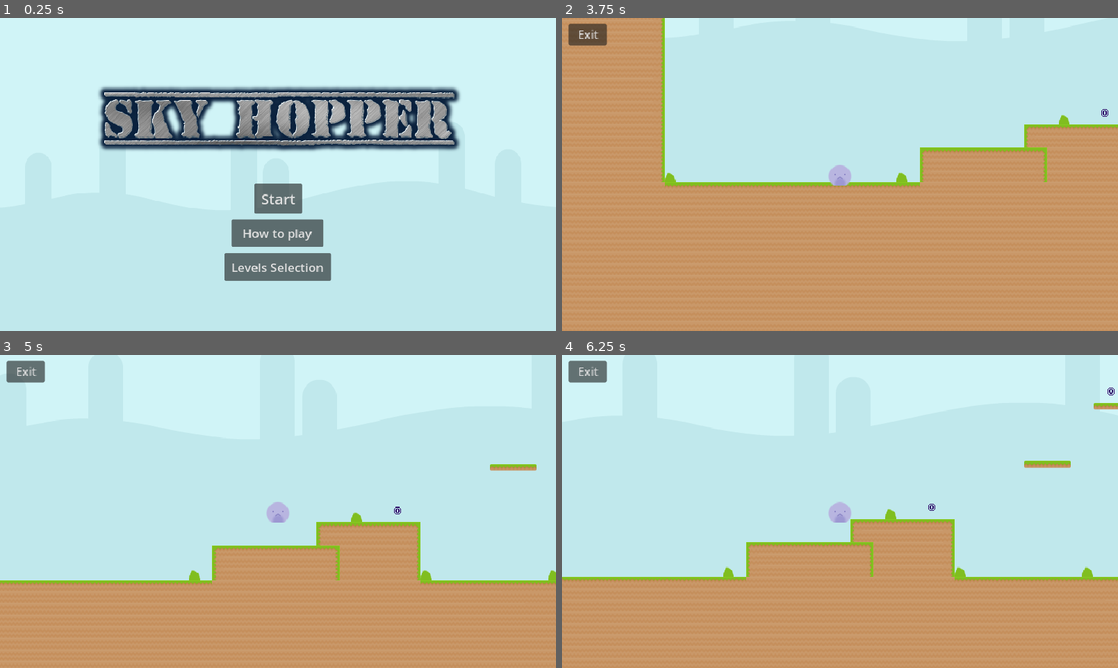
Above: before the commit, frames 1-4 (two rows, left to right).
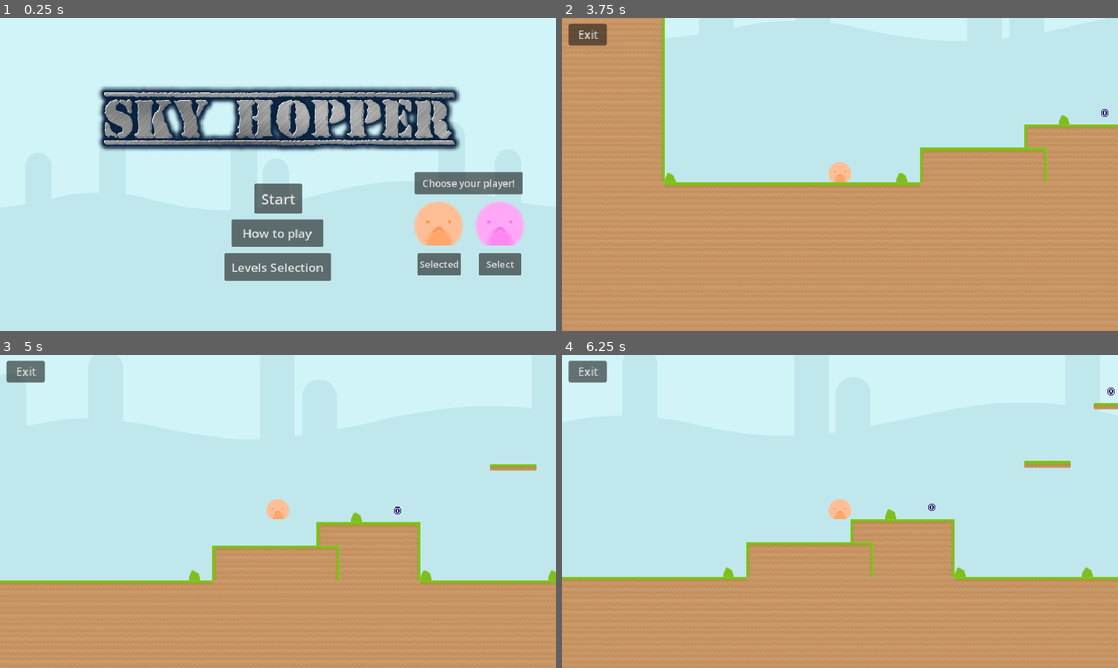
Above: after the commit, the same moments.

Repository: alisha356/Major-Project
Game: Godot game, scene res://main_menu.tscn
Two runs of this game, one before a commit and one after it. Both use one fixed random seed, a clock stepped at 60 frames per second and the inputs below.
Inputs (mouse positions are in pixels of both pictures, inside the frame that each line leads up to):
- Up to frame 1 (0.25 s): no input
- Up to frame 2 (3.75 s): click (1029, 183) at 0.5 s, where only the run after the commit has a clickable "Choose your player!"; click (1001, 265) at 1.25 s, where only the run after the commit has a clickable "Selected"; click (1062, 265) at 2 s, where only the run after the commit has a clickable "Select"; click (1001, 265) at 2.75 s, where only the run after the commit has a clickable "Select"; click "Start" at 3.5 s
- Up to frame 3 (5 s): tap Enter at 4.25 s; hold Right (move_right) from 4.28 s (still down); tap W (jump) at 4.52 s
- Up to frame 4 (6.25 s): tap W (jump) at 5.27 s; release Right (move_right) at 5.78 s; hold Left (move_left) from 5.78 s (still down)

The runs differ from the first frame. In frame 1, 4.6% of the frame differs, in the area x 74-95%, y 49-83%; in frame 2, 0.3%; in frame 3, 0.3%; in frame 4, 0.3%.

Commit message:
Colour selection
Allows the player to choose whether they want to be orange or pink.

Diff:
--- /dev/null
+++ b/global_script.gd
@@ -0,0 +1,3 @@
+extends Node
+
+var character = "Orange Player"
--- a/level_1.gd
+++ b/level_1.gd
@@ -1,12 +1,12 @@
 extends Node2D
 
 
-# Called when the node enters the scene tree for the first time.
 func _ready():
-	pass # Replace with function body.
-
-#func _input(event):
-	#pass
+	if global.character == "Orange Player":
+		pass
+	if global.character == "Pink Player":
+		$"Player/Orange Player".set_visible(false)
+		$"Player/Pink Player".set_visible(true)
 
 
 
--- a/level_1.tscn
+++ b/level_1.tscn
@@ -9,8 +9,9 @@
 [ext_resource type="Texture2D" uid="uid://dw8d63d4d3h48" path="res://Assets/Sand Tiles.png" id="5_xlqqe"]
 [ext_resource type="Texture2D" uid="uid://ccpfbyia4drt" path="res://Assets/Mushies.png" id="6_6qeaa"]
 [ext_resource type="Script" path="res://Player.gd" id="7_pbuul"]
-[ext_resource type="Texture2D" path="res://Assets/Idle.png" id="7_w2v7f"]
+[ext_resource type="Texture2D" path="res://Assets/Orange Idle.png" id="11_2pf7c"]
 [ext_resource type="Texture2D" uid="uid://b6rth3fx2glpw" path="res://Assets/Door.png" id="11_up68l"]
+[ext_resource type="Texture2D" uid="uid://b6b31bua8uvox" path="res://Assets/Pink Idle.png" id="12_26h46"]
 [ext_resource type="PackedScene" uid="uid://dgagijpmld8ec" path="res://coin.tscn" id="12_polvb"]
 
 [sub_resource type="TileSetAtlasSource" id="TileSetAtlasSource_jp1jb"]
@@ -424,19 +425,34 @@
 [sub_resource type="RectangleShape2D" id="RectangleShape2D_sygyk"]
 size = Vector2(16, 24)
 
-[sub_resource type="AtlasTexture" id="AtlasTexture_p0ayu"]
-atlas = ExtResource("7_w2v7f")
+[sub_resource type="AtlasTexture" id="AtlasTexture_jcjnh"]
+atlas = ExtResource("11_2pf7c")
 region = Rect2(0, 0, 32, 32)
 
 [sub_resource type="SpriteFrames" id="SpriteFrames_cgya6"]
 animations = [{
 "frames": [{
 "duration": 1.0,
-"texture": SubResource("AtlasTexture_p0ayu")
+"texture": SubResource("AtlasTexture_jcjnh")
 }],
 "loop": true,
 "name": &"Idle",
 "speed": 1.0
+}]
+
+[sub_resource type="AtlasTexture" id="AtlasTexture_1b6lb"]
+atlas = ExtResource("12_26h46")
+region = Rect2(0, 0, 32, 32)
+
+[sub_resource type="SpriteFrames" id="SpriteFrames_obte7"]
+animations = [{
+"frames": [{
+"duration": 1.0,
+"texture": SubResource("AtlasTexture_1b6lb")
+}],
+"loop": true,
+"name": &"default",
+"speed": 5.0
 }]
 
 [sub_resource type="CapsuleShape2D" id="CapsuleShape2D_sp1ic"]
@@ -505,13 +521,18 @@
 theme_override_font_sizes/font_size = 15
 text = "Exit"
 
-[node name="AnimatedSprite2D" type="AnimatedSprite2D" parent="Player"]
-position = Vector2(312, 216)
+[node name="Orange Player" type="AnimatedSprite2D" parent="Player"]
+position = Vector2(312, 212)
 sprite_frames = SubResource("SpriteFrames_cgya6")
 animation = &"Idle"
 frame_progress = 0.505529
 
-[node name="CollisionShape2D" type="CollisionShape2D" parent="Player"]
+[node name="Pink Player" type="AnimatedSprite2D" parent="Player"]
+visible = false
+position = Vector2(312, 212)
+sprite_frames = SubResource("SpriteFrames_obte7")
+
+[node name="Collision" type="CollisionShape2D" parent="Player"]
 position = Vector2(312, 214)
 rotation = -1.57069
 shape = SubResource("CapsuleShape2D_sp1ic")
--- a/level_2.gd
+++ b/level_2.gd
@@ -1,4 +1,11 @@
 extends Node2D
+
+func _ready():
+	if global.character == "Orange Player":
+		pass
+	if global.character == "Pink Player":
+		$"Player/Orange Player".set_visible(false)
+		$"Player/Pink Player".set_visible(true)
 
 
 func _on_exit_button_pressed():
--- a/level_2.tscn
+++ b/level_2.tscn
@@ -1,15 +1,16 @@
-[gd_scene load_steps=25 format=3 uid="uid://bw2h5ipyxse6x"]
+[gd_scene load_steps=28 format=3 uid="uid://bw2h5ipyxse6x"]
 
 [ext_resource type="Script" path="res://Player.gd" id="1_ieoma"]
 [ext_resource type="Script" path="res://level_2.gd" id="1_sxb2y"]
 [ext_resource type="Texture2D" uid="uid://djli5gw4qdvap" path="res://Assets/Backgrounds/Shroom Background.png" id="2_8lwk3"]
-[ext_resource type="Texture2D" path="res://Assets/Idle.png" id="2_hdma8"]
 [ext_resource type="Texture2D" uid="uid://birlm40hl62dp" path="res://Assets/Grass Tiles.png" id="3_ept2s"]
 [ext_resource type="Texture2D" uid="uid://m5mai56aowxk" path="res://Assets/Castle Tiles.png" id="4_8c77u"]
 [ext_resource type="Texture2D" uid="uid://bdn66gfxe73ga" path="res://Assets/Dirt Tiles.png" id="5_m8l5s"]
 [ext_resource type="Texture2D" uid="uid://dw8d63d4d3h48" path="res://Assets/Sand Tiles.png" id="6_a38k7"]
 [ext_resource type="Texture2D" uid="uid://b6rth3fx2glpw" path="res://Assets/Door.png" id="7_q7p0r"]
 [ext_resource type="Texture2D" uid="uid://ccpfbyia4drt" path="res://Assets/Mushies.png" id="7_wu7vu"]
+[ext_resource type="Texture2D" path="res://Assets/Orange Idle.png" id="10_ypvu6"]
+[ext_resource type="Texture2D" uid="uid://b6b31bua8uvox" path="res://Assets/Pink Idle.png" id="11_dbqfn"]
 [ext_resource type="PackedScene" uid="uid://dgagijpmld8ec" path="res://coin.tscn" id="11_yxuyl"]
 
 [sub_resource type="TileSetAtlasSource" id="TileSetAtlasSource_yrno3"]
@@ -427,18 +428,33 @@
 [sub_resource type="RectangleShape2D" id="RectangleShape2D_rc8ek"]
 size = Vector2(16, 24)
 
-[sub_resource type="AtlasTexture" id="AtlasTexture_p0ayu"]
-atlas = ExtResource("2_hdma8")
+[sub_resource type="AtlasTexture" id="AtlasTexture_epvte"]
+atlas = ExtResource("10_ypvu6")
 region = Rect2(0, 0, 32, 32)
 
 [sub_resource type="SpriteFrames" id="SpriteFrames_vuhse"]
 animations = [{
 "frames": [{
 "duration": 1.0,
-"texture": SubResource("AtlasTexture_p0ayu")
+"texture": SubResource("AtlasTexture_epvte")
 }],
 "loop": true,
 "name": &"Idle",
+"speed": 5.0
+}]
+
+[sub_resource type="AtlasTexture" id="AtlasTexture_1b6lb"]
+atlas = ExtResource("11_dbqfn")
+region = Rect2(0, 0, 32, 32)
+
+[sub_resource type="SpriteFrames" id="SpriteFrames_voanl"]
+animations = [{
+"frames": [{
+"duration": 1.0,
+"texture": SubResource("AtlasTexture_1b6lb")
+}],
+"loop": true,
+"name": &"default",
 "speed": 5.0
 }]
 
@@ -502,12 +518,17 @@
 theme_override_font_sizes/font_size = 15
 text = "Exit"
 
-[node name="AnimatedSprite2D" type="AnimatedSprite2D" parent="Player"]
+[node name="Orange Player" type="AnimatedSprite2D" parent="Player"]
 position = Vector2(312, 212)
 sprite_frames = SubResource("SpriteFrames_vuhse")
 animation = &"Idle"
 
-[node name="CollisionShape2D" type="CollisionShape2D" parent="Player"]
+[node name="Pink Player" type="AnimatedSprite2D" parent="Player"]
+visible = false
+position = Vector2(312, 212)
+sprite_frames = SubResource("SpriteFrames_voanl")
+
+[node name="Collision" type="CollisionShape2D" parent="Player"]
 position = Vector2(312, 214)
 rotation = -1.57069
 shape = SubResource("CapsuleShape2D_qwvqh")
--- a/level_3.gd
+++ b/level_3.gd
@@ -1,5 +1,11 @@
 extends Node2D
 
+func _ready():
+	if global.character == "Orange Player":
+		pass
+	if global.character == "Pink Player":
+		$"Player/Orange Player".set_visible(false)
+		$"Player/Pink Player".set_visible(true)
 
 
 func _on_exit_button_pressed():
--- a/level_3.tscn
+++ b/level_3.tscn
@@ -9,8 +9,9 @@
 [ext_resource type="Texture2D" uid="uid://ccpfbyia4drt" path="res://Assets/Mushies.png" id="5_hoc0b"]
 [ext_resource type="Script" path="res://Player.gd" id="6_khja4"]
 [ext_resource type="Texture2D" uid="uid://b6rth3fx2glpw" path="res://Assets/Door.png" id="7_fkdg4"]
-[ext_resource type="Texture2D" path="res://Assets/Idle.png" id="7_gkgam"]
+[ext_resource type="Texture2D" path="res://Assets/Orange Idle.png" id="10_eu8ku"]
 [ext_resource type="PackedScene" uid="uid://dgagijpmld8ec" path="res://coin.tscn" id="11_40n1e"]
+[ext_resource type="Texture2D" uid="uid://b6b31bua8uvox" path="res://Assets/Pink Idle.png" id="11_neqtw"]
 
 [sub_resource type="TileSetAtlasSource" id="TileSetAtlasSource_6pq7d"]
 texture = ExtResource("1_evhud")
@@ -427,27 +428,49 @@
 [sub_resource type="RectangleShape2D" id="RectangleShape2D_plcb3"]
 size = Vector2(16, 24)
 
-[sub_resource type="AtlasTexture" id="AtlasTexture_p0ayu"]
-atlas = ExtResource("7_gkgam")
+[sub_resource type="AtlasTexture" id="AtlasTexture_cptmu"]
+atlas = ExtResource("10_eu8ku")
+region = Rect2(0, 0, 32, 32)
+
+[sub_resource type="AtlasTexture" id="AtlasTexture_16jox"]
+atlas = ExtResource("11_neqtw")
 region = Rect2(0, 0, 32, 32)
 
 [sub_resource type="SpriteFrames" id="SpriteFrames_kg734"]
 animations = [{
 "frames": [{
 "duration": 1.0,
-"texture": SubResource("AtlasTexture_p0ayu")
+"texture": SubResource("AtlasTexture_cptmu")
+}, {
+"duration": 1.0,
+"texture": SubResource("AtlasTexture_16jox")
 }],
 "loop": true,
 "name": &"Idle",
 "speed": 5.0
 }]
 
+[sub_resource type="AtlasTexture" id="AtlasTexture_1b6lb"]
+atlas = ExtResource("11_neqtw")
+region = Rect2(0, 0, 32, 32)
+
+[sub_resource type="SpriteFrames" id="SpriteFrames_1fd1o"]
+animations = [{
+"frames": [{
+"duration": 1.0,
+"texture": SubResource("AtlasTexture_1b6lb")
+}],
+"loop": true,
+"name": &"default",
+"speed": 5.0
+}]
+
 [sub_resource type="CapsuleShape2D" id="CapsuleShape2D_d6du6"]
 radius = 14.0
 height = 30.0002
 
 [sub_resource type="RectangleShape2D" id="RectangleShape2D_noj5d"]
-size = Vector2(1512, 42)
+size = Vector2(1352, 42)
 
 [node name="Level 3" type="Node2D"]
 script = ExtResource("1_cisep")
@@ -504,12 +527,17 @@
 theme_override_font_sizes/font_size = 15
 text = "Exit"
 
-[node name="AnimatedSprite2D" type="AnimatedSprite2D" parent="Player"]
+[node name="Orange Player" type="AnimatedSprite2D" parent="Player"]
 position = Vector2(312, 212)
 sprite_frames = SubResource("SpriteFrames_kg734")
 animation = &"Idle"
 
-[node name="CollisionShape2D" type="CollisionShape2D" parent="Player"]
+[node name="Pink Player" type="AnimatedSprite2D" parent="Player"]
+visible = false
+position = Vector2(312, 212)
+sprite_frames = SubResource("SpriteFrames_1fd1o")
+
+[node name="Collision" type="CollisionShape2D" parent="Player"]
 position = Vector2(312, 214)
 rotation = -1.57069
 shape = SubResource("CapsuleShape2D_d6du6")
@@ -517,7 +545,7 @@
 [node name="Respawn Point" type="Area2D" parent="."]
 
 [node name="CollisionShape2D" type="CollisionShape2D" parent="Respawn Point"]
-position = Vector2(500, 701)
+position = Vector2(580, 701)
 shape = SubResource("RectangleShape2D_noj5d")
 
 [node name="Coin" parent="." instance=ExtResource("11_40n1e")]
@@ -544,14 +572,14 @@
 [node name="Coin8" parent="." instance=ExtResource("11_40n1e")]
 position = Vector2(-88, 128)
 
+[node name="Coin9" parent="." instance=ExtResource("11_40n1e")]
+position = Vector2(-8, 128)
+
 [node name="Coin10" parent="." instance=ExtResource("11_40n1e")]
 position = Vector2(-392, 80)
 
 [node name="Coin11" parent="." instance=ExtResource("11_40n1e")]
 position = Vector2(-584, 32)
-
-[node name="Coin9" parent="." instance=ExtResource("11_40n1e")]
-position = Vector2(-8, 128)
 
 [connection signal="body_entered" from="End Door" to="." method="_on_end_door_body_entered"]
 [connection signal="pressed" from="Player/Camera2D/Exit Button" to="." method="_on_exit_button_pressed"]
--- a/main_menu.gd
+++ b/main_menu.gd
@@ -1,14 +1,13 @@
 extends Node2D
 
-
-# Called when the node enters the scene tree for the first time.
 func _ready():
-	pass # Replace with function body.
-
-
-# Called every frame. 'delta' is the elapsed time since the previous frame.
-func _process(delta: float):
-	pass
+	if global.character == "Orange Player":
+		pass
+	elif global.character == "Pink Player":
+		$"Orange Selected".set_visible(false)
+		$"Orange Select".set_visible(true)
+		$"Pink Selected".set_visible(true)
+		$"Pink Select".set_visible(false)
 
 
 func _on_start_button_pressed():
@@ -21,3 +20,18 @@
 
 func _on_levels_pressed():
 	get_tree().change_scene_to_file("res://levels.tscn")
+
+
+func _on_pink_select_pressed():
+	$"Orange Selected".set_visible(false)
+	$"Orange Select".set_visible(true)
+	$"Pink Selected".set_visible(true)
+	$"Pink Select".set_visible(false)
+	global.character = "Pink Player"
+
+func _on_orange_select_pressed():
+	$"Pink Selected".set_visible(false)
+	$"Pink Select".set_visible(true)
+	$"Orange Selected".set_visible(true)
+	$"Orange Select".set_visible(false)
+	global.character = "Orange Player"
--- a/main_menu.tscn
+++ b/main_menu.tscn
@@ -1,8 +1,10 @@
-[gd_scene load_steps=4 format=3 uid="uid://0hlsh4jgdmx8"]
+[gd_scene load_steps=6 format=3 uid="uid://0hlsh4jgdmx8"]
 
 [ext_resource type="Script" path="res://main_menu.gd" id="1_alnx1"]
 [ext_resource type="Texture2D" uid="uid://dy4afx7wk350m" path="res://Assets/Text/Title.png" id="3_ob2dn"]
 [ext_resource type="Texture2D" uid="uid://cqtuo3w2smev1" path="res://Assets/Backgrounds/Grassland Background.png" id="3_p6f1s"]
+[ext_resource type="Texture2D" path="res://Assets/Orange Idle.png" id="4_ir7pa"]
+[ext_resource type="Texture2D" uid="uid://b6b31bua8uvox" path="res://Assets/Pink Idle.png" id="5_vv4wv"]
 
 [node name="Main Menu" type="Node2D"]
 script = ExtResource("1_alnx1")
@@ -45,6 +47,65 @@
 theme_override_font_sizes/font_size = 25
 text = "Levels Selection"
 
+[node name="Player text" type="Button" parent="."]
+offset_left = 859.0
+offset_top = 320.0
+offset_right = 1083.0
+offset_bottom = 366.0
+theme_override_font_sizes/font_size = 20
+text = "Choose your player!"
+icon_alignment = 1
+
+[node name="Orange Select" type="Button" parent="."]
+visible = false
+offset_left = 865.0
+offset_top = 488.0
+offset_right = 953.0
+offset_bottom = 534.0
+theme_override_font_sizes/font_size = 20
+text = "Select"
+icon_alignment = 1
+
+[node name="Orange Selected" type="Button" parent="."]
+offset_left = 865.0
+offset_top = 488.0
+offset_right = 953.0
+offset_bottom = 534.0
+theme_override_font_sizes/font_size = 20
+text = "Selected"
+icon_alignment = 1
+
+[node name="Orange" type="Sprite2D" parent="."]
+position = Vector2(909, 420)
+scale = Vector2(3.25, 3.25)
+texture = ExtResource("4_ir7pa")
+
+[node name="Pink Select" type="Button" parent="."]
+offset_left = 992.0
+offset_top = 488.0
+offset_right = 1080.0
+offset_bottom = 534.0
+theme_override_font_sizes/font_size = 20
+text = "Select"
+icon_alignment = 1
+
+[node name="Pink Selected" type="Button" parent="."]
+visible = false
+offset_left = 992.0
+offset_top = 488.0
+offset_right = 1080.0
+offset_bottom = 534.0
+theme_override_font_sizes/font_size = 20
+text = "Selected"
+icon_alignment = 1
+
+[node name="Pink" type="Sprite2D" parent="."]
+position = Vector2(1036, 420)
+scale = Vector2(3.25, 3.25)
+texture = ExtResource("5_vv4wv")
+
 [connection signal="pressed" from="Start Button" to="." method="_on_start_button_pressed"]
 [connection signal="pressed" from="How-to" to="." method="_on_howto_pressed"]
 [connection signal="pressed" from="Levels" to="." method="_on_levels_pressed"]
+[connection signal="pressed" from="Orange Select" to="." method="_on_orange_select_pressed"]
+[connection signal="pressed" from="Pink Select" to="." method="_on_pink_select_pressed"]
--- a/project.godot
+++ b/project.godot
@@ -14,6 +14,10 @@
 run/main_scene="res://main_menu.tscn"
 config/features=PackedStringArray("4.2", "GL Compatibility")
 config/icon="res://icon.svg"
+
+[autoload]
+
+global="*res://global_script.gd"
 
 [display]
 
Not shown: 1 places in level_1.tscn that only renumber resources
Not shown: 1 places in level_3.tscn that only renumber resources
